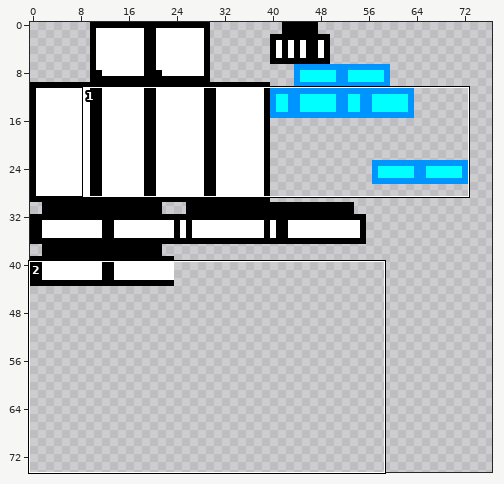
Two versions of one sprite sheet, main/resources/assets/non/textures/models/spinny.png. Above: a wide view before the commit, with the close-up outlined.
Close-up. Before the commit:
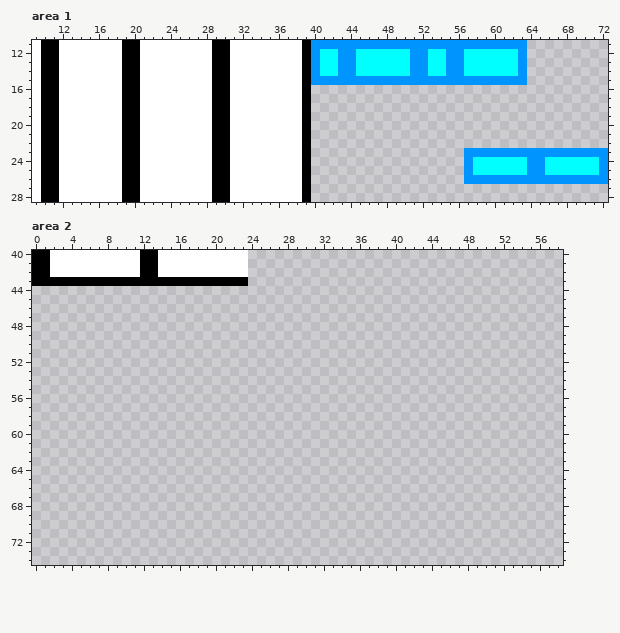
The file is 128x128 pixels. Pixels under 10% opacity are left out. Shown: area 1: x 9..72, y 11..28; area 2: x 0..58, y 40..74. The wide view leaves out empty margins.
Once edited:
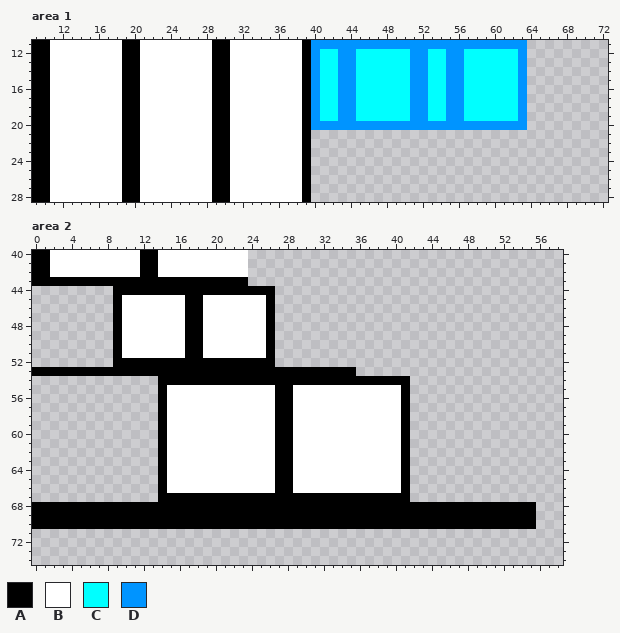
Palette (. is transparent): A #000000  B #ffffff  C #00ffff  D #0094ff
The exact change:
Area 1:
y 11..14: x 9 B -> A; x 11 A -> B
y 15: x 9 B -> A; x 11 A -> B; x 41..42 DD -> CC; x 45..50 DDDDDD -> CCCCCC; x 53..54 DD -> CC; x 57..62 DDDDDD -> CCCCCC
y 16..19: x 9 B -> A; x 11 A -> B; x 40..63 ........................ -> DCCDDCCCCCCDDCCDDCCCCCCD
y 20: x 9 B -> A; x 11 A -> B; x 40..63 ........................ -> DDDDDDDDDDDDDDDDDDDDDDDD
y 21..22: x 9 B -> A; x 11 A -> B
y 23: x 9 B -> A; x 11 A -> B; x 57..72 DDDDDDDDDDDDDDDD -> ................
y 24..25: x 9 B -> A; x 11 A -> B; x 57..72 DCCCCCCDDCCCCCCD -> ................
y 26: x 9 B -> A; x 11 A -> B; x 57..72 DDDDDDDDDDDDDDDD -> ................
y 27..28: x 9 B -> A; x 11 A -> B
Area 2:
y 44: x 9..26 .................. -> AAAAAAAAAAAAAAAAAA
y 45..51: x 9..26 .................. -> ABBBBBBBAABBBBBBBA
y 52: x 9..26 .................. -> AAAAAAAAAAAAAAAAAA
y 53: x 0..35 .................................... -> AAAAAAAAAAAAAAAAAAAAAAAAAAAAAAAAAAAA
y 54: x 14..41 ............................ -> AAAAAAAAAAAAAAAAAAAAAAAAAAAA
y 55..66: x 14..41 ............................ -> ABBBBBBBBBBBBAABBBBBBBBBBBBA
y 67: x 14..41 ............................ -> AAAAAAAAAAAAAAAAAAAAAAAAAAAA
y 68..70: x 0..55 ........................................................ -> AAAAAAAAAAAAAAAAAAAAAAAAAAAAAAAAAAAAAAAAAAAAAAAAAAAAAAAA
